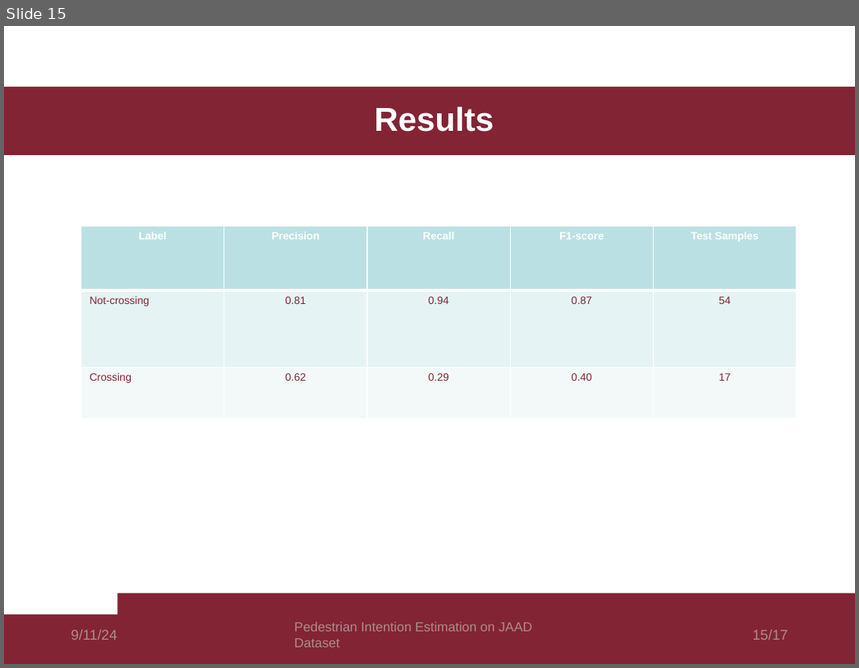
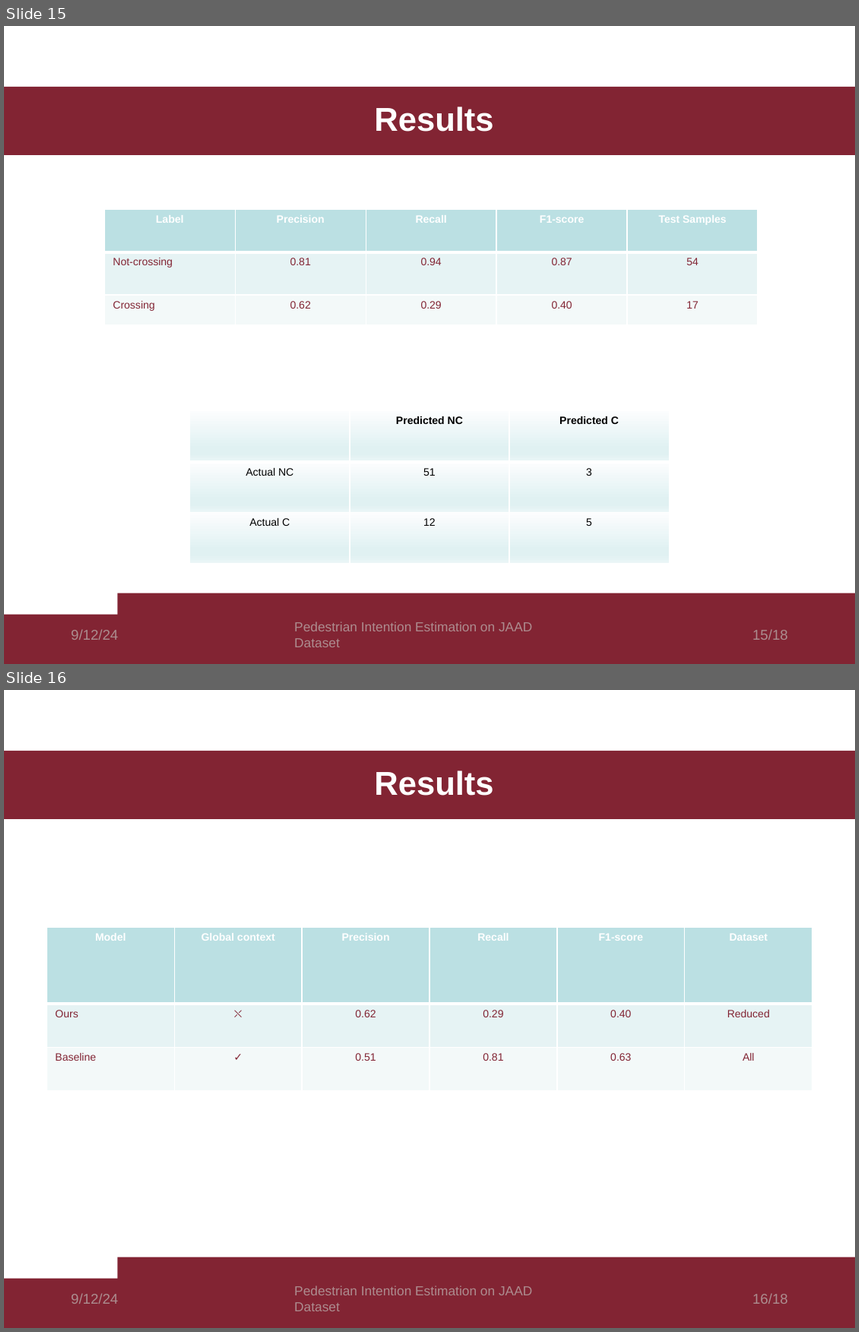
Before and after one commit to Emilianogith/CV_project, a slide deck: presentation/cv_presentation.pptx. Shown one above the other, each under a label of ours: slide 15 before the commit, slides 15 and 16 after it. The pictures are 859x668 and 859x1332 pixels, drawn with LibreOffice and Linux fonts; fonts in the diff are those of the drawing. Boxes give left, top, right and bottom in pixels: in the first picture for what was removed or moved away, otherwise in the second. Text is boxed around its words. In the diff, an @@ line names an element or a change of style, - is before the commit and + after.

```diff
--- a/presentation/cv_presentation.pptx
+++ b/presentation/cv_presentation.pptx
@@ slide 16 added at (4, 690, 855, 1328), background #FFFFFF; not listed: 2 template elements that a slide beside it also shows @@
@@ rectangle added at (4, 751, 855, 819), fill #822433 @@
@@ title added at (374, 771, 493, 796), 28 pt, text #FFFFFF, bold @@
+Results
@@ table added at (47, 927, 813, 1092), 3 rows, 6 columns @@
+Model | Global context | Precision | Recall | F1-score | Dataset
+Ours | ⛌ | 0.62 | 0.29 | 0.40 | Reduced
+Baseline | ✓ | 0.51 | 0.81 | 0.63 | All
@@ text added at (71, 1293, 118, 1304), 12 pt, text #AD8E90 @@
+9/12/24
@@ text added at (294, 1286, 532, 1312), 11.1 pt, text #AD8C8F @@
+Pedestrian Intention Estimation on JAAD Dataset
@@ page number added at (753, 1293, 788, 1304), 12 pt, text #AD8E90 @@
+16/18
@@ slide 15 changed as well @@
@@ table: place and size @@
-table at (82, 226, 797, 418)
+table at (104, 209, 760, 362)
@@ table added at (190, 411, 671, 564), 3 rows, 3 columns @@
+ | Predicted NC | Predicted C
+Actual NC | 51 | 3
+Actual C | 12 | 5
@@ text at (71, 629, 118, 640): text changed @@
-9/11/24
+9/12/24
@@ page number at (753, 629, 788, 640): text changed @@
-15/17
+15/18
```
Also in this commit, not shown: 15 other slides changed, 2 other files.
